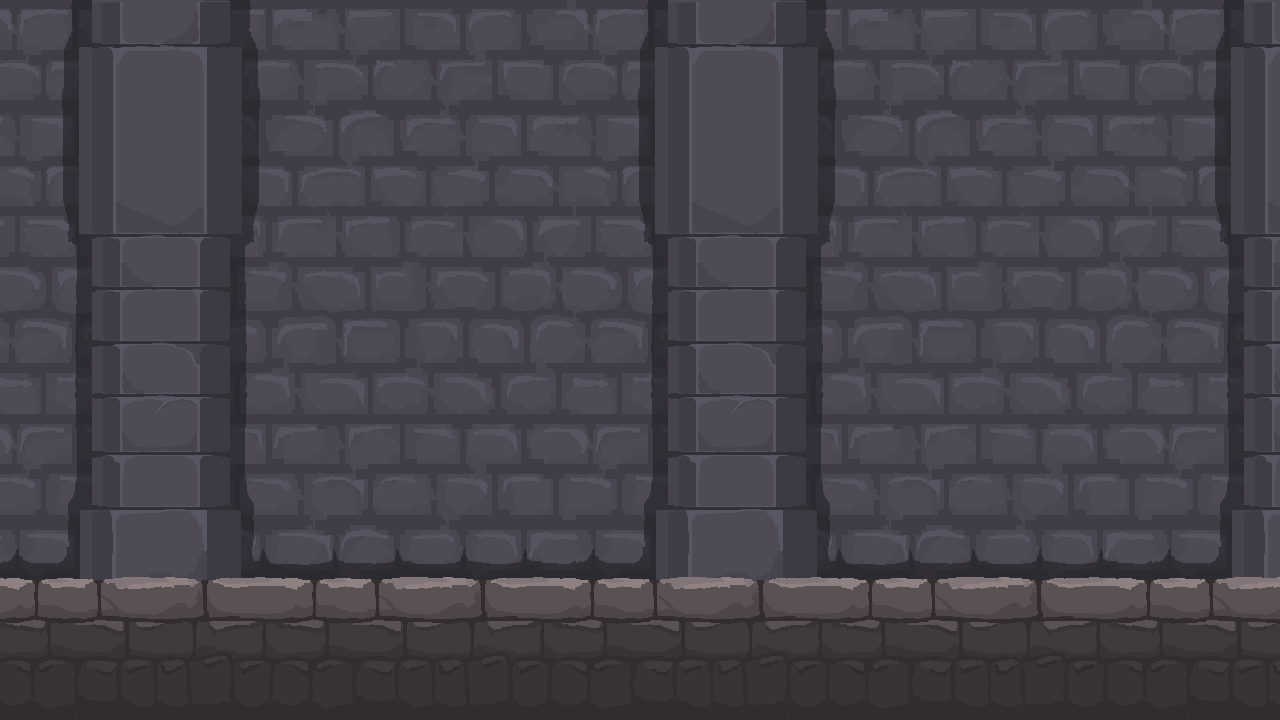
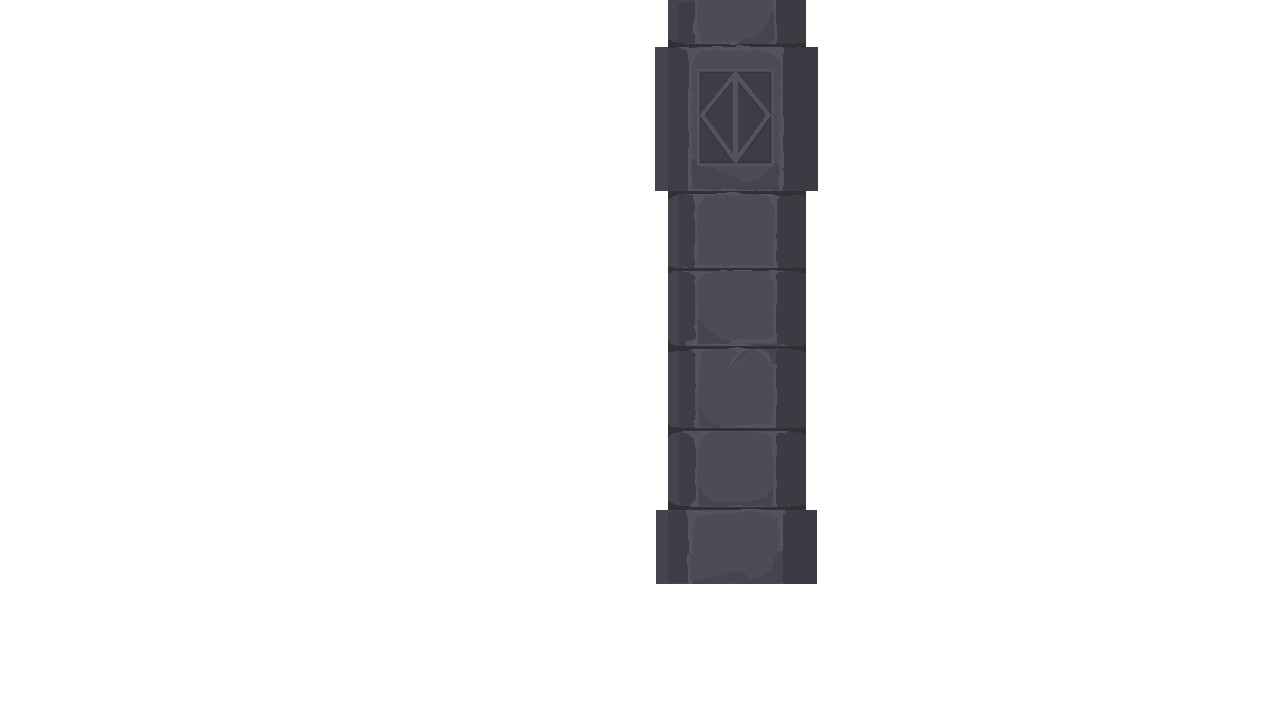
Revision of a layered 1280 x 720 image; what changed, layer by layer:
hid group "地板" (1st of 4) (5 layers) over [0, 577, 1280, 720]
removed group "牆柱 拷貝 2" (9 layers) over [1152, 0, 1280, 584]
moved "左陰影" (1st of 4, in "牆柱-修改檔 拷貝 2") into group "牆柱-修改檔 拷貝 2", painted on it over [1231, 0, 1272, 584]
moved "牆柱" (1st of 4, in "牆柱-修改檔 拷貝 2") into group "牆柱-修改檔 拷貝 2", painted on it over [1231, 0, 1280, 584]
moved "左大陰影" (1st of 4, in "牆柱-修改檔 拷貝 2") into group "牆柱-修改檔 拷貝 2", painted on it over [1152, 0, 1263, 584]
hid "牆 拷貝 2" over [1152, 0, 1280, 584]
removed group "牆柱 拷貝" (9 layers) over [576, 0, 1152, 584]
added group "牆柱-修改檔 拷貝" with 13 layers above "牆 拷貝" over [576, 0, 1152, 584]
moved "牆柱橫線" (2nd of 4, in "牆柱-修改檔 拷貝") into group "牆柱-修改檔 拷貝", painted on it over [668, 39, 806, 510]
moved "深陰影" (2nd of 4, in "牆柱-修改檔 拷貝") into group "牆柱-修改檔 拷貝", painted on it over [691, 11, 783, 584]
moved "牆柱直光影" (2nd of 4, in "牆柱-修改檔 拷貝") into group "牆柱-修改檔 拷貝", painted on it over [675, 0, 789, 584]
moved "右陰影" (2nd of 4, in "牆柱-修改檔 拷貝") into group "牆柱-修改檔 拷貝", painted on it over [776, 0, 818, 584]
moved "左陰影" (2nd of 4, in "牆柱-修改檔 拷貝") into group "牆柱-修改檔 拷貝", painted on it over [655, 0, 696, 584]
moved "牆柱" (2nd of 4, in "牆柱-修改檔 拷貝") into group "牆柱-修改檔 拷貝", painted on it over [655, 0, 818, 584]
hid "右大陰影" (2nd of 4, in "牆柱-修改檔 拷貝"), moved it into group "牆柱-修改檔 拷貝", painted on it over [787, 0, 1152, 584]
hid "左大陰影" (2nd of 4, in "牆柱-修改檔 拷貝"), moved it into group "牆柱-修改檔 拷貝", painted on it over [576, 0, 687, 584]
hid "牆 拷貝" over [576, 0, 1152, 584]
hid "牆", moved it above "牆柱-原始檔", painted on it over [0, 0, 576, 584]
renamed "牆柱" to "牆柱-原始檔", hid the group it (9 layers) over [0, 0, 576, 584]
painted on "牆柱橫線" (4th of 4, in "牆柱-原始檔") over [92, 39, 225, 507]
painted on "牆柱直光影" (4th of 4, in "牆柱-原始檔") over [99, 0, 213, 584]
hid "背景" over [0, 0, 1280, 720]
…and 11 more changes (4 added, 7 painted, 5 stack)
